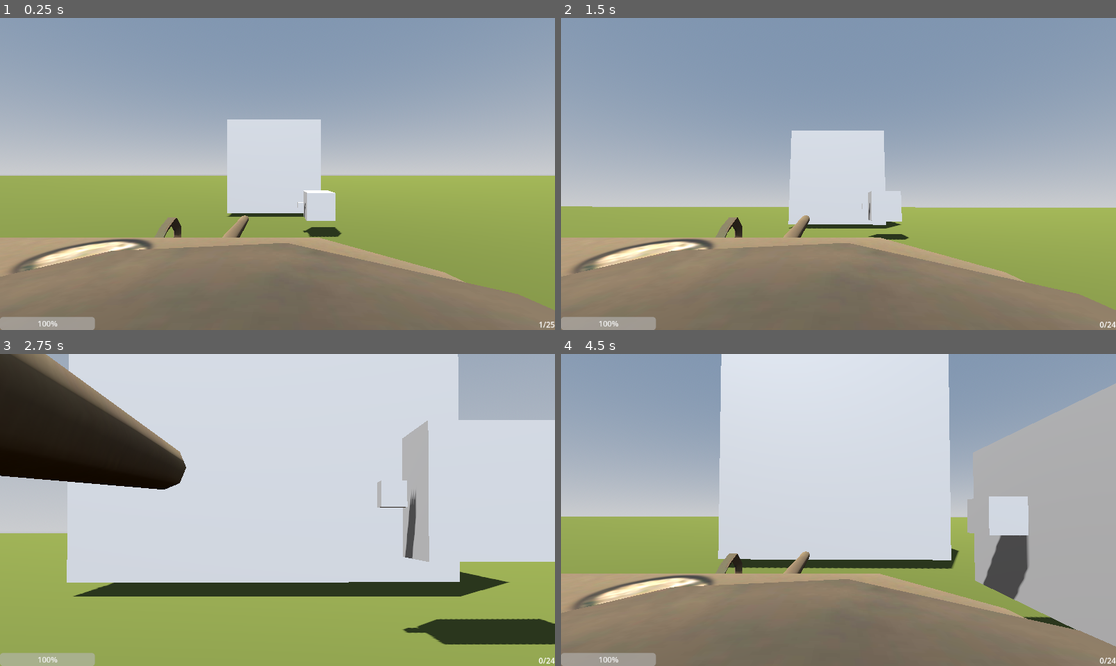
Above: before the commit, frames 1-4 (two rows, left to right).
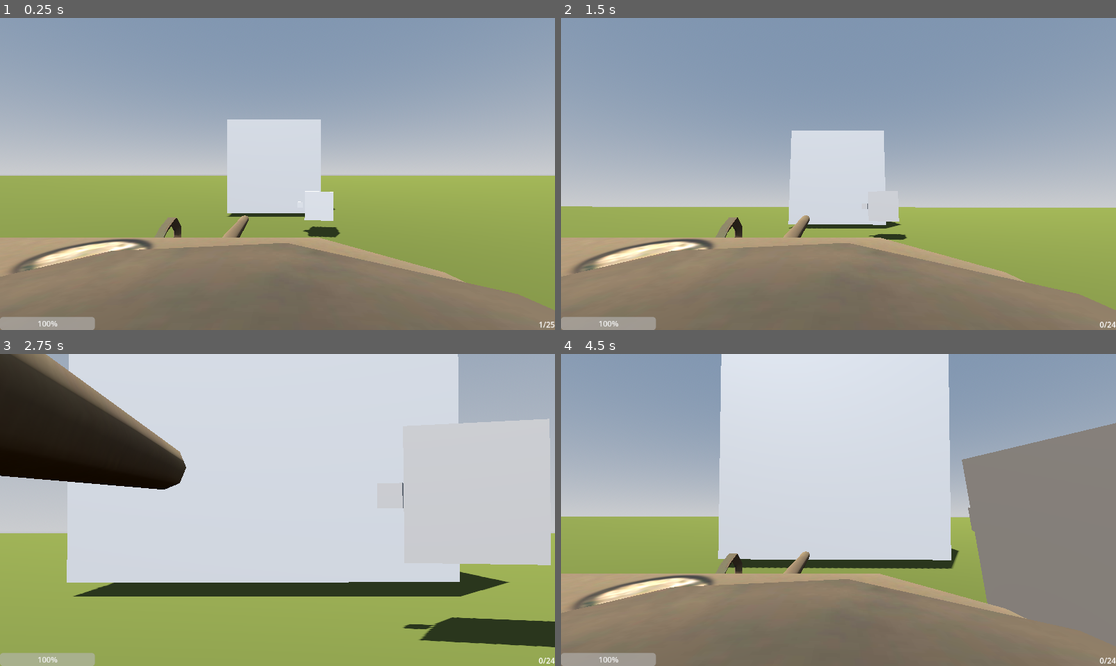
Above: after the commit, the same moments.

Repository: 24397BHS/frenk-the-tenkreal
Game: Godot game, scene res://Scenes/map.tscn
Same seed, same stepped clock (60 frames per second), same inputs: the game is played once before the commit and once after it.
Inputs (mouse positions are in pixels of both pictures, inside the frame that each line leads up to):
- Up to frame 1 (0.25 s): no input
- Up to frame 2 (1.5 s): move the mouse to (866, 174) at 0.52 s; hold W (up) from 0.53 s (still down); tap C (Freelook) at 0.6 s; move the mouse to (810, 174) at 1.27 s; click (810, 174) at 1.35 s
- Up to frame 3 (2.75 s): keep holding W (up); move the mouse to (288, 503) at 2.02 s; hold Shift (scope) from 2.03 s (still down)
- Up to frame 4 (4.5 s): keep holding W (up); move the mouse to (832, 516) at 2.77 s; release Shift (scope) at 2.78 s; tap C (Freelook) at 2.85 s; move the mouse to (877, 513) at 3.52 s; click (877, 513) at 3.6 s; move the mouse to (794, 506) at 4.27 s; tap Shift (scope) at 4.35 s

The runs differ from the first frame. In frame 1, 0.2% of the frame differs, in the area x 53-62%, y 55-71%; in frame 2, 0.1%; in frame 3, 2.9%; in frame 4, 16%, in the area x 72-100%, y 9-94%.

Commit message:
Enemy fixxing still no work :c

Diff:
--- a/Scenes/Badguytest.tscn
+++ b/Scenes/Badguytest.tscn
@@ -28,7 +28,7 @@
 [node name="DetectionZone" type="Area3D" parent="." unique_id=1028428002]
 
 [node name="CollisionShape3D" type="CollisionShape3D" parent="DetectionZone" unique_id=1480514707]
-transform = Transform3D(50, 0, 0, 0, 50, 0, 0, 0, 50, 0, 0, 0)
+transform = Transform3D(100, 0, 0, 0, 100, 0, 0, 0, 100, 0, 0, 0)
 shape = SubResource("SphereShape3D_88tcj")
 
 [node name="Muzzle" type="Marker3D" parent="." unique_id=807978811]
--- a/Scenes/Player.tscn
+++ b/Scenes/Player.tscn
@@ -884,13 +884,13 @@
 blend_shape_mode = 0
 shadow_mesh = SubResource("ArrayMesh_rh8wt")
 
-[node name="Tank" type="VehicleBody3D" unique_id=1924498077]
+[node name="Tank" type="VehicleBody3D" unique_id=1924498077 groups=["Player"]]
 mass = 1000.0
 gravity_scale = 3.0
 linear_damp = 0.9
 script = ExtResource("1_kne1u")
 
-[node name="CollisionShape3D" type="CollisionShape3D" parent="." unique_id=434220152]
+[node name="CollisionShape3D" type="CollisionShape3D" parent="." unique_id=434220152 groups=["Player"]]
 transform = Transform3D(1, 0, 0, 0, 1, 0, 0, 0, 1, 0, -0.409096, -0.031585693)
 shape = SubResource("BoxShape3D_kpjcp")
 
--- a/Scenes/badguybullettest.tscn
+++ b/Scenes/badguybullettest.tscn
@@ -16,3 +16,5 @@
 
 [node name="CollisionShape3D" type="CollisionShape3D" parent="." unique_id=305314259]
 shape = SubResource("ConvexPolygonShape3D_vu7ln")
+
+[node name="RayCast3D" type="RayCast3D" parent="." unique_id=1353432415]
--- a/Scripts/area_3d.gd
+++ b/Scripts/area_3d.gd
@@ -1,18 +1,29 @@
 extends Area3D
 
-@export var speed: float = 20.0
-var direction: Vector3 = Vector3.ZERO
+@export var speed: float = 50.0
+# Renamed to avoid clashing with Area3D's native gravity property
+@export var bullet_gravity: float = 9.8
+
+var velocity: Vector3 = Vector3.ZERO
 
 func _ready():
-	# Let the bullet know which direction to travel based on the Muzzle's basis
-	direction = -transform.basis.z.normalized()
+	var direction = -transform.basis.z.normalized()
+	velocity = direction * speed
 
 func _physics_process(delta):
-	# Move the bullet forward
-	global_translate(direction * speed * delta)
+	# Update the variable name here as well
+	velocity.y -= bullet_gravity * delta
+
+	global_translate(velocity * delta)
+
+	if velocity.length_squared() > 0.001:
+		look_at(global_position + velocity, Vector3.UP)
 
 func _on_body_entered(body):
-	# Deal damage here
+	# 1. If it hits the player, deal damage first
 	if body.is_in_group("Player"):
 		# body.take_damage(10)
-		queue_free() # Destroy bullet after hitting player
+		pass # Replace 'pass' with your damage code when ready
+
+	# 2. No matter what it hit (Player, Ground, Wall), destroy the bullet
+	queue_free()
--- a/Scripts/badguytest.gd
+++ b/Scripts/badguytest.gd
@@ -1,6 +1,5 @@
 extends StaticBody3D
 
-# Load your bullet scene
 @onready var bullet_scene = preload("res://Scenes/badguybullettest.tscn")
 @onready var shoot_timer = $ShootTimer
 @onready var muzzle = $Muzzle
@@ -9,41 +8,65 @@
 var player_in_range = false
 var player_target = null
 
-# How fast the enemy aims at the player
 @export var rotation_speed: float = 5.0
 
+# Match this value to your bullet script's speed and gravity!
+@export var bullet_speed: float = 50.0
+@export var bullet_gravity: float = 9.8
+
 func _ready():
-	# Connect signals for detection
 	detection_zone.connect("body_entered", Callable(self, "_on_player_entered"))
 	detection_zone.connect("body_exited", Callable(self, "_on_player_exited"))
 	shoot_timer.connect("timeout", Callable(self, "_shoot"))
 
 func _physics_process(delta):
 	if player_target:
-		# Smoothly rotate the enemy to face the player
-		var target_transform = transform.looking_at(player_target.global_position, Vector3.UP)
+		# 1. Calculate the predicted target position (Leading + Gravity Compensation)
+		var predicted_position = get_predicted_shoot_position()
+
+		# 2. Smoothly rotate the enemy to face the predicted position
+		var target_transform = transform.looking_at(predicted_position, Vector3.UP)
 		transform = transform.interpolate_with(target_transform, rotation_speed * delta)
 
-		# Start shooting if the timer isn't running
 		if shoot_timer.is_stopped():
 			shoot_timer.start()
 
+# New function to calculate where the enemy should actually aim
+func get_predicted_shoot_position() -> Vector3:
+	var target_pos = player_target.global_position
+
+	# If the player has a velocity property (CharacterBody3D standard), use it.
+	# Otherwise, default to Vector3.ZERO
+	var player_velocity = Vector3.ZERO
+	if "velocity" in player_target:
+		player_velocity = player_target.velocity
+	elif "linear_velocity" in player_target: # For RigidBody3D
+		player_velocity = player_target.linear_velocity
+
+	# Calculate distance and estimate bullet travel time
+	var distance = global_position.distance_to(target_pos)
+	var travel_time = distance / bullet_speed
+
+	# 1. Lead the target based on their current movement velocity
+	var lead_aim = target_pos + (player_velocity * travel_time)
+
+	# 2. Compensate for bullet drop
+	# Formula derived from physics: d = 0.5 * g * t^2
+	var drop_compensation = 0.5 * bullet_gravity * (travel_time * travel_time)
+
+	# Add the compensation to the Y axis so the enemy aims higher
+	lead_aim.y += drop_compensation
+
+	return lead_aim
+
 func _shoot():
 	if player_target:
-		# 1. Instantiate the bullet
 		var bullet = bullet_scene.instantiate()
-
-		# 2. Set the bullet's position and direction based on the Muzzle
 		bullet.global_transform = muzzle.global_transform
-
-		# 3. Add to the main scene (assuming 'World' is the root node)
 		get_tree().root.add_child(bullet)
-
-		# 4. Reset the shoot timer for the next shot
 		shoot_timer.start(1.5)
 
 func _on_player_entered(body):
-	# Make sure you set your Player's collision layer/group appropriately!
 	if body.is_in_group("Player"):
 		player_target = body
 		player_in_range = true
--- a/project.godot
+++ b/project.godot
@@ -14,6 +14,10 @@
 run/main_scene="uid://cv0ykkjiuvcer"
 config/features=PackedStringArray("4.6", "GL Compatibility")
 config/icon="res://icon.svg"
+
+[global_group]
+
+Player=""
 
 [input]
 
